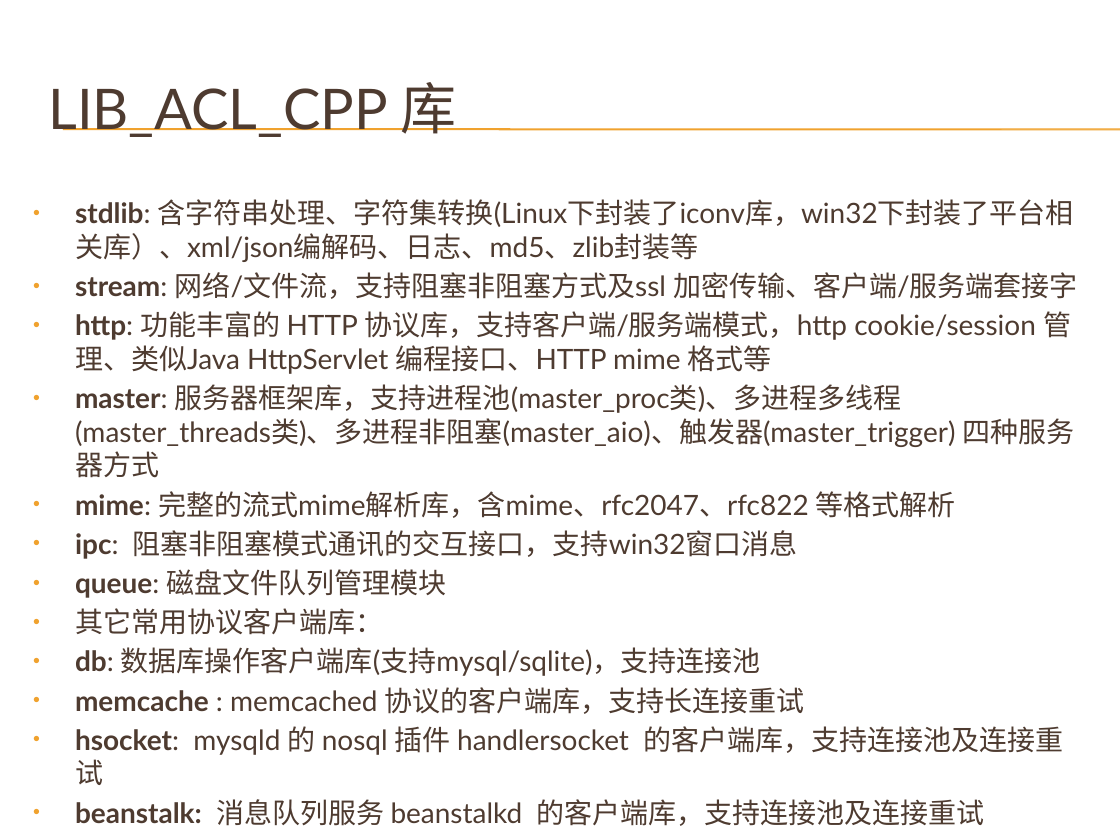
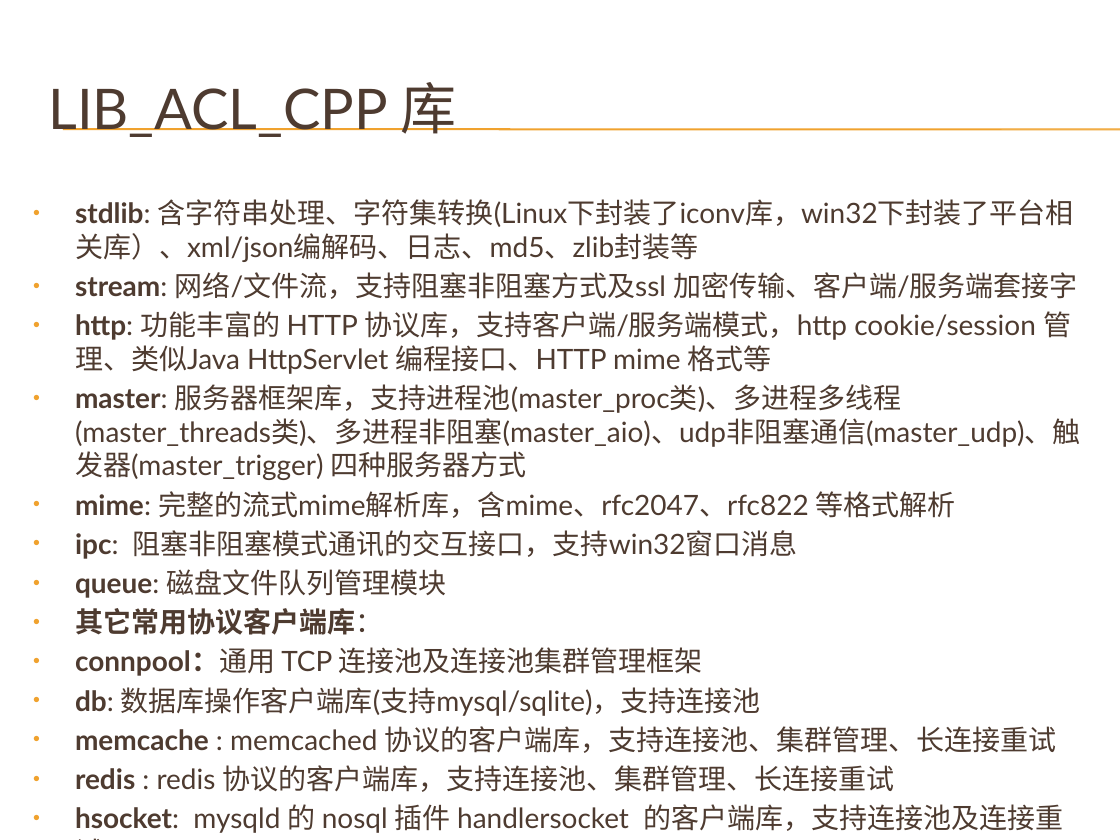
Before and after one commit to cnsuhao/developkit-acl, a slide deck: slide 10 of doc/acl.pptx. Drawn at 1120x840 pixels with LibreOffice and Linux fonts; fonts in the diff are those of the drawing; background and template pictures are left out. Boxes give left, top, right and bottom in pixels: in the first picture for what was removed or moved away, otherwise in the second. Text is boxed around its words. In the diff, an @@ line names an element or a change of style, - is before the commit and + after.

```diff
--- a/doc/acl.pptx
+++ b/doc/acl.pptx
@@ text at bbox=[75, 384, 1081, 480]: text changed @@
-• master: 服务器框架库，支持进程池(master_proc类)、多进程多线程(master_threads类)、多进程非阻塞(master_aio)、触发器(master_trigger) 四种服务器方式
+• master: 服务器框架库，支持进程池(master_proc类)、多进程多线程(master_threads类)、多进程非阻塞(master_aio)、udp非阻塞通信(master_udp)、触发器(master_trigger) 四种服务器方式
@@ text at bbox=[75, 608, 383, 635]: bold on in "其它常用协议客户端库：" @@
@@ text at bbox=[75, 647, 703, 676]: paragraph added @@
+• connpool：通用 TCP 连接池及连接池集群管理框架
@@ text at bbox=[75, 726, 1057, 792]: text changed @@
-• memcache : memcached 协议的客户端库，支持长连接重试
+• memcache : memcached 协议的客户端库，支持连接池、集群管理、长连接重试
+• redis : redis 协议的客户端库，支持连接池、集群管理、长连接重试
```
Also in this commit, not shown: 7 other slides changed, 2 other files.
